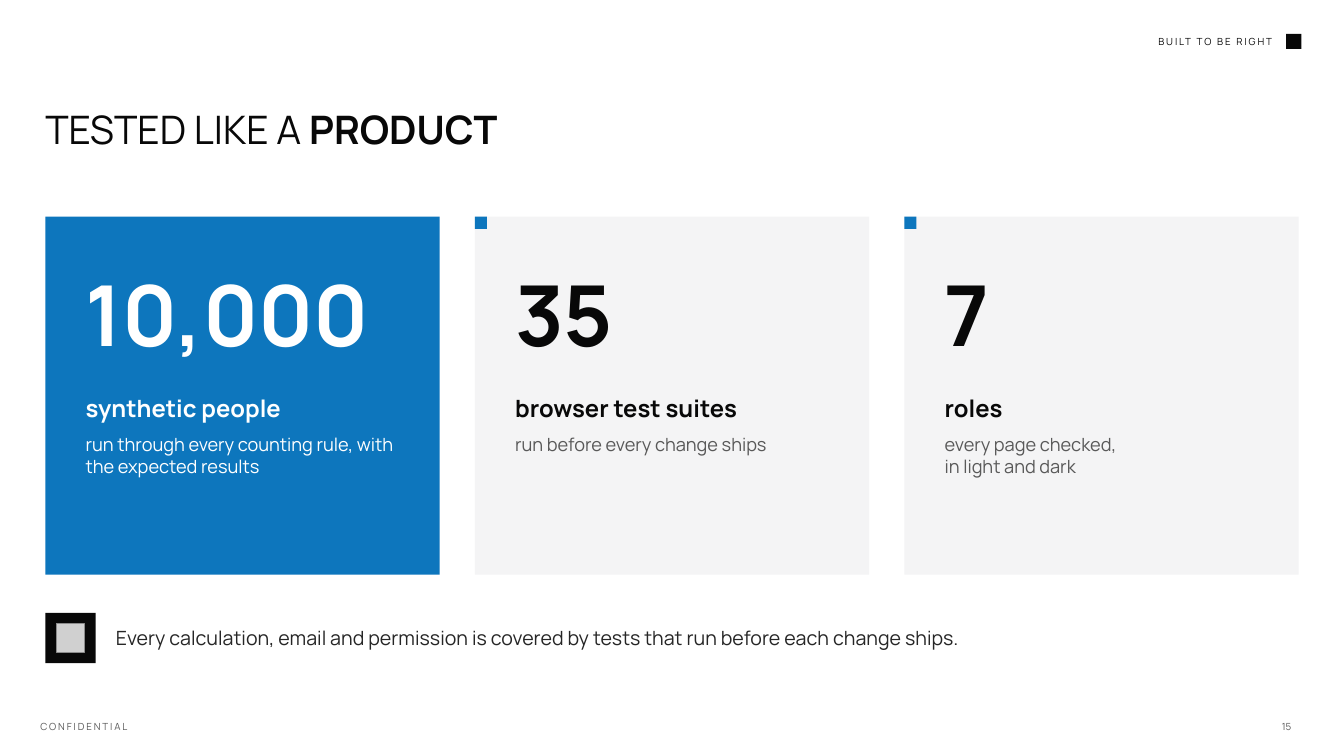
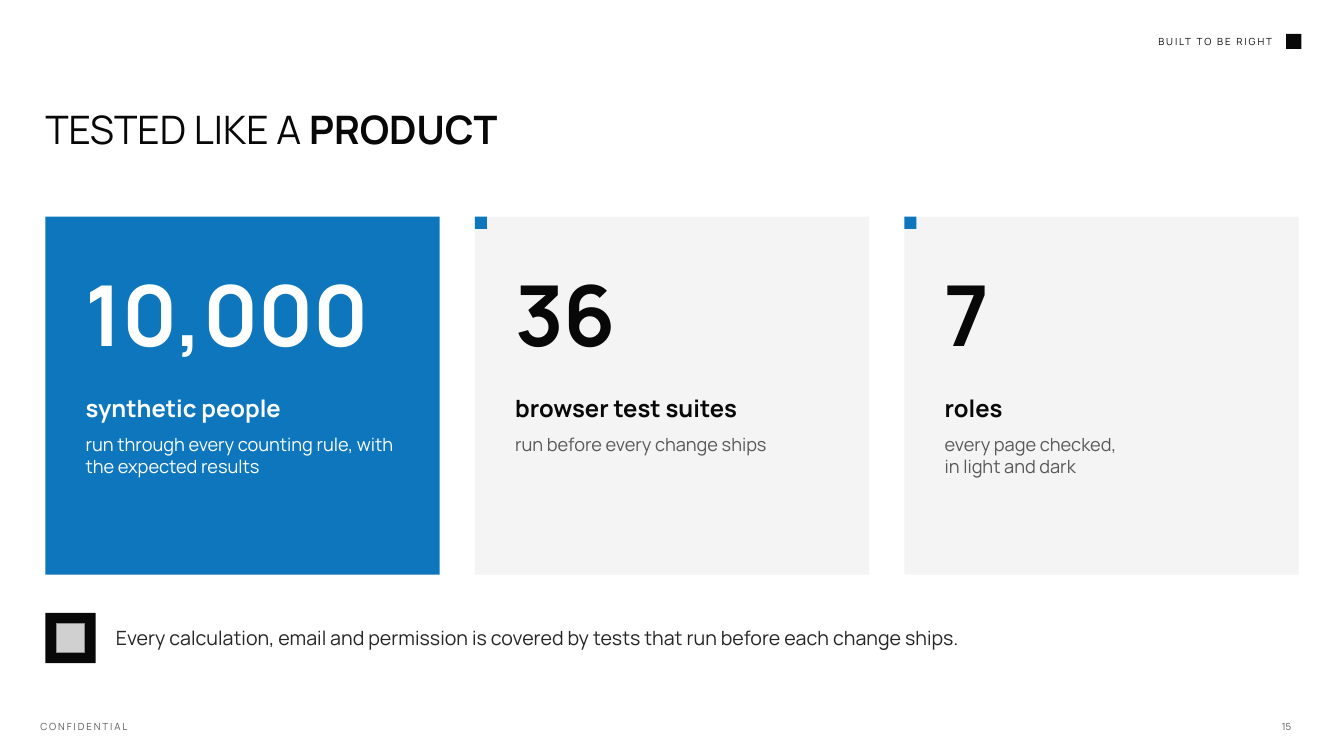
Before and after one commit to Wizdeed1/s, a slide deck: slide 15 of final/MC Monthly Report Builder - Overview.pptx. Drawn at 1344x756 pixels with LibreOffice and Linux fonts; fonts in the diff are those of the drawing; grey boxes stand for pictures; background and template pictures are left out. Boxes give left, top, right and bottom in pixels: in the first picture for what was removed or moved away, otherwise in the second. Text is boxed around its words. In the diff, an @@ line names an element or a change of style, - is before the commit and + after.

```diff
--- a/final/MC Monthly Report Builder - Overview.pptx
+++ b/final/MC Monthly Report Builder - Overview.pptx
@@ text at [515,284,616,348]: text changed @@
-35
+36
```
Also in this commit, not shown: 2 other slides changed, 24 other files.
